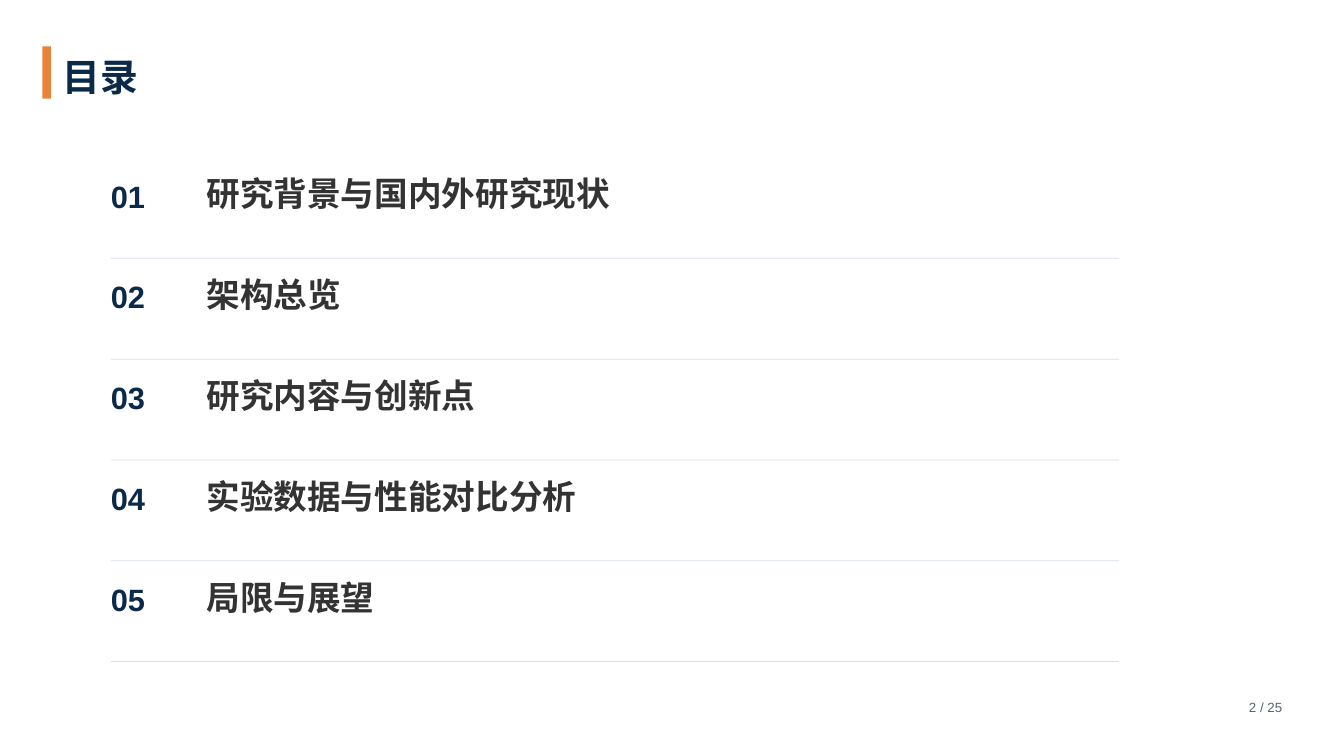
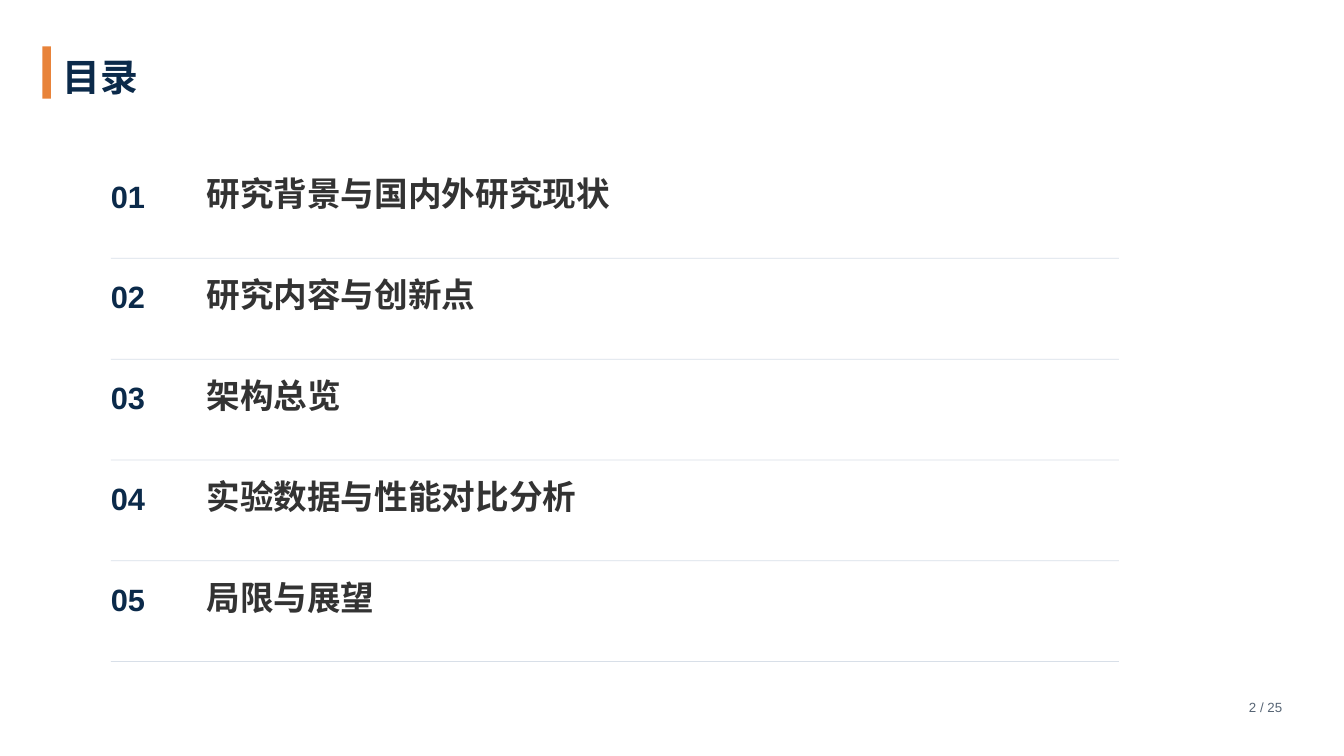
Before and after one commit to tengfei86/godel-scheduler, a slide deck: slide 2 of docs/thesis/defense/答辩PPT-基于etcd的分布式Kubernetes调度器.pptx. Drawn at 1344x756 pixels with LibreOffice and Linux fonts; fonts in the diff are those of the drawing. Boxes give left, top, right and bottom in pixels: in the first picture for what was removed or moved away, otherwise in the second. Text is boxed around its words. In the diff, an @@ line names an element or a change of style, - is before the commit and + after.

Commit message:
docs(thesis): 目录 02 与 03 互换 → 02 研究内容与创新点 / 03 架构总览
注：本次只换了目录条目的顺序，正文页序未动（架构总览仍在前：
P6 整体架构图 → P7 Dispatcher → P8 Scheduler；研究内容与创新点对应
P9 进程内 Binder → P12 核心不变量 I）。若需正文同步换序，另行调整。

```diff
--- a/docs/thesis/defense/答辩PPT-基于etcd的分布式Kubernetes调度器.pptx
+++ b/docs/thesis/defense/答辩PPT-基于etcd的分布式Kubernetes调度器.pptx
@@ text "研究内容与创新点": place and size @@
-text "研究内容与创新点" at [207, 379, 476, 411]
+text "研究内容与创新点" at [207, 278, 476, 310]
@@ text "架构总览": place and size @@
-text "架构总览" at [207, 278, 341, 310]
+text "架构总览" at [207, 379, 341, 411]
```
Also in this commit, not shown: 2 other files.
